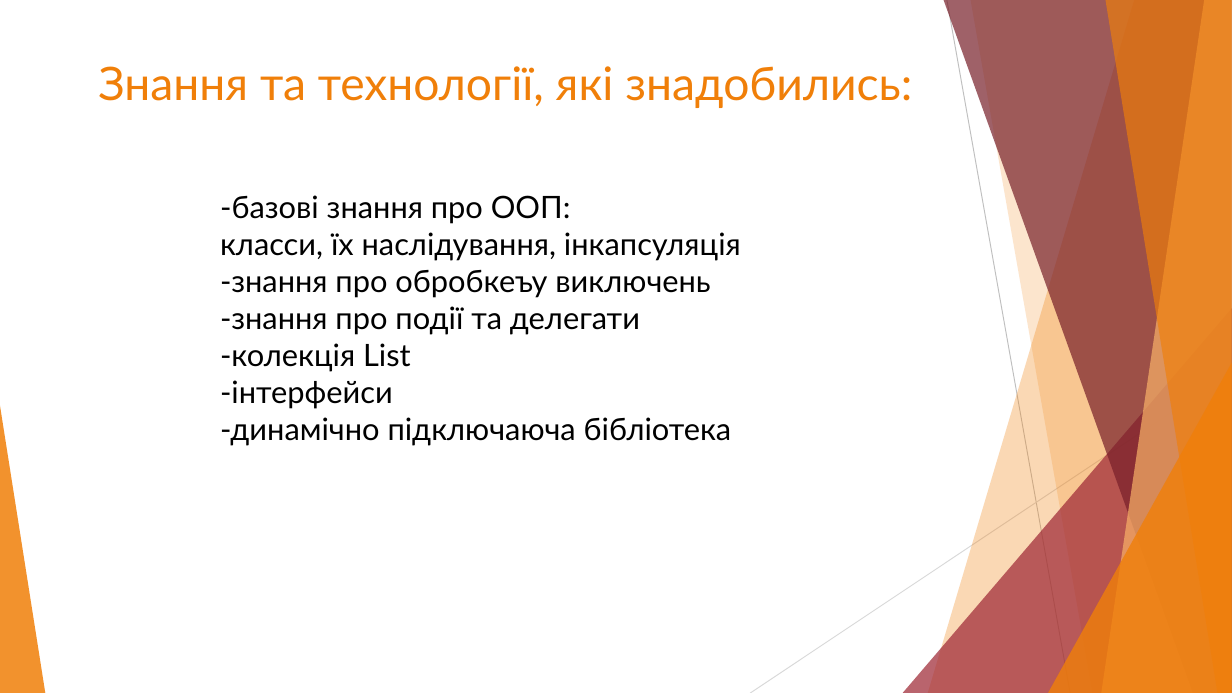
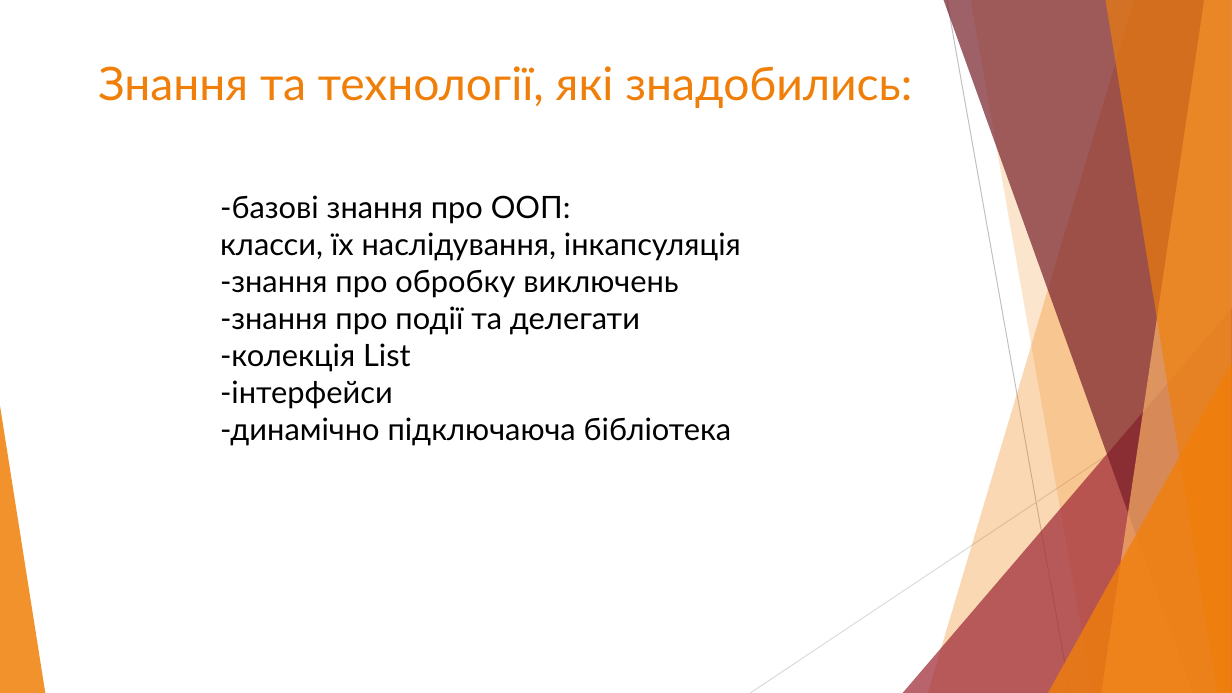
Before and after one commit to khmelinin/OOPLabs, a slide deck: slide 8 of Kursach/Kursach.pptx. Drawn at 1232x693 pixels with LibreOffice and Linux fonts; fonts in the diff are those of the drawing. Boxes give left, top, right and bottom in pixels: in the first picture for what was removed or moved away, otherwise in the second. Text is boxed around its words. In the diff, an @@ line names an element or a change of style, - is before the commit and + after.

```diff
--- a/Kursach/Kursach.pptx
+++ b/Kursach/Kursach.pptx
@@ text at (220,269,678,298): text changed @@
--знання про обробкеъу виключень
+-знання про обробку виключень
```
Also in this commit, not shown: 1 other slide changed, 3 other files.
